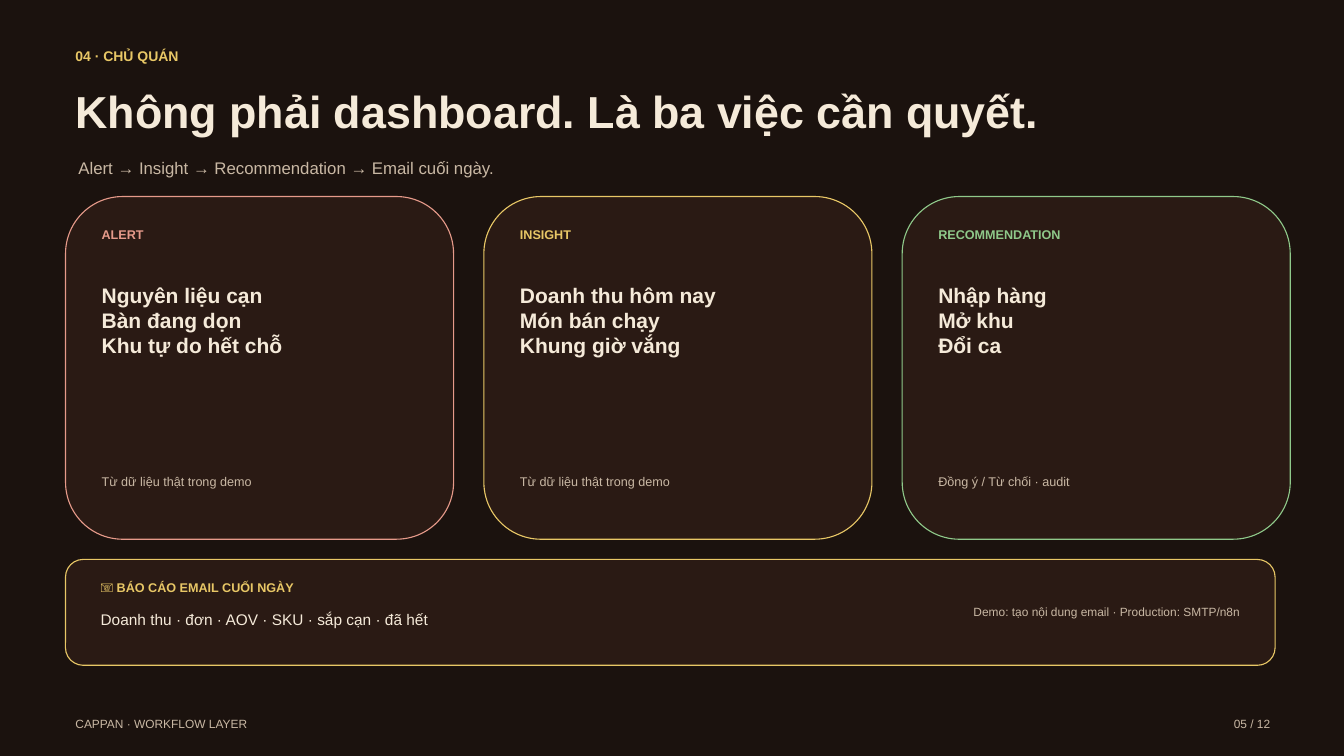
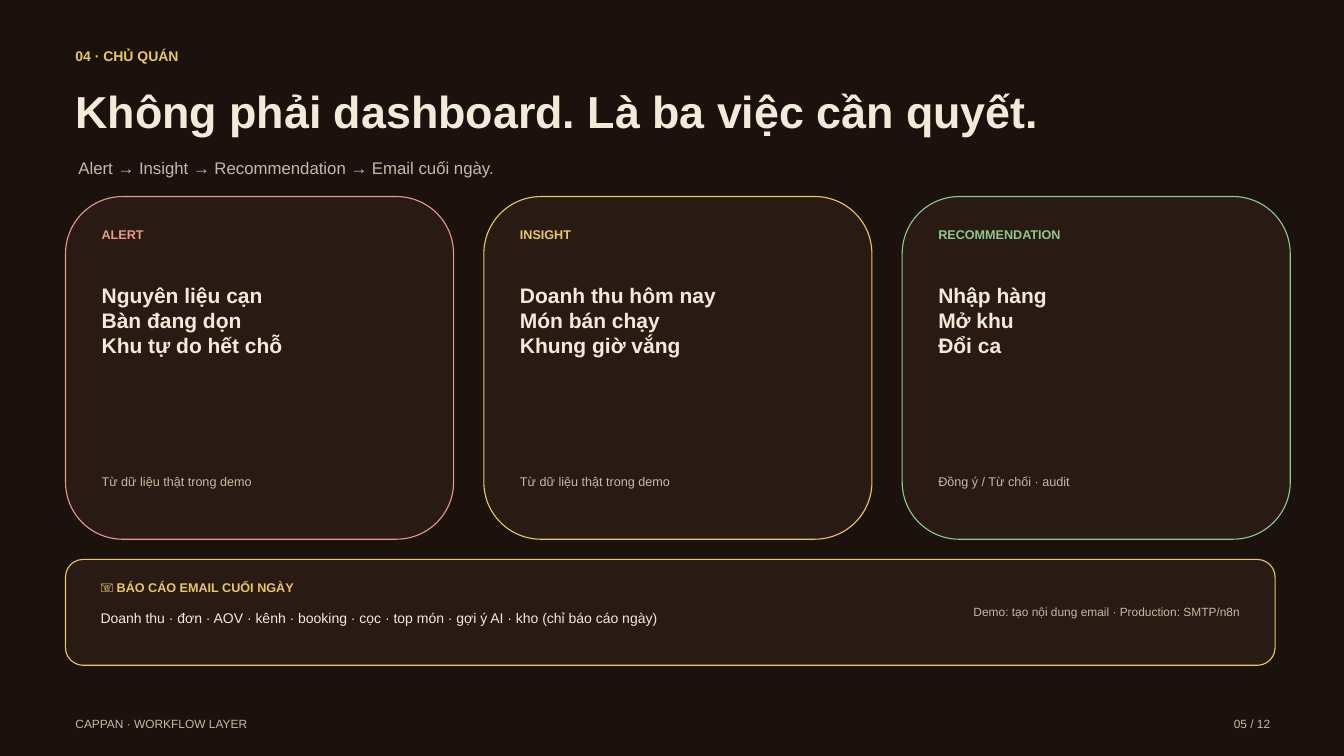
Before and after one commit to cappannguyen-0901/cappanwebdemo, a slide deck: slide 5 of cappan-slides-v3.pptx. Drawn at 1344x756 pixels with LibreOffice and Linux fonts; fonts in the diff are those of the drawing. Boxes give left, top, right and bottom in pixels: in the first picture for what was removed or moved away, otherwise in the second. Text is boxed around its words. In the diff, an @@ line names an element or a change of style, - is before the commit and + after.

```diff
--- a/cappan-slides-v3.pptx
+++ b/cappan-slides-v3.pptx
@@ text at bbox=[101, 612, 657, 626]: text changed; size 11 to 10 pt @@
-Doanh thu · đơn · AOV · SKU · sắp cạn · đã hết
+Doanh thu · đơn · AOV · kênh · booking · cọc · top món · gợi ý AI · kho (chỉ báo cáo ngày)
```
Also in this commit, not shown: 7 other files.
